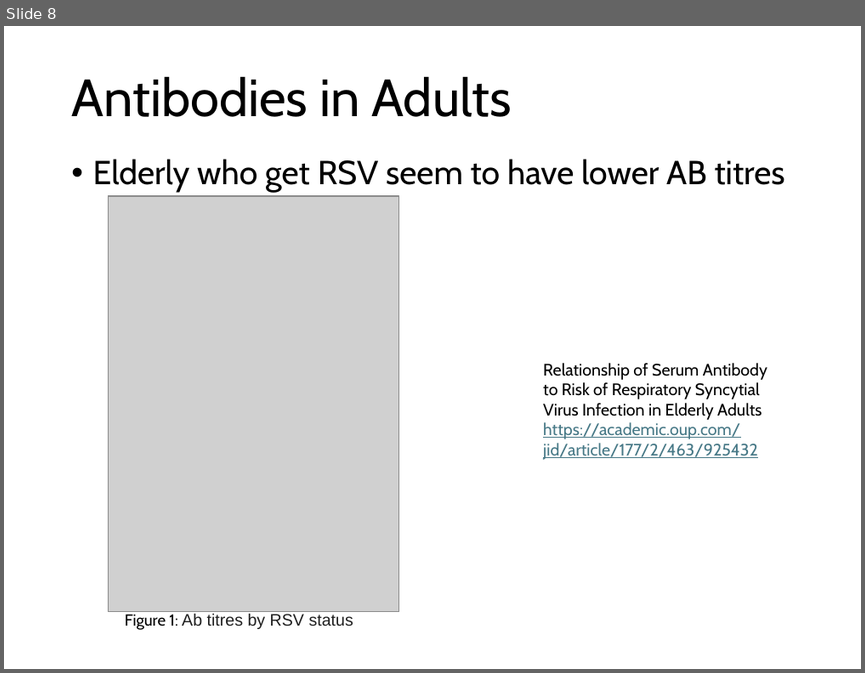
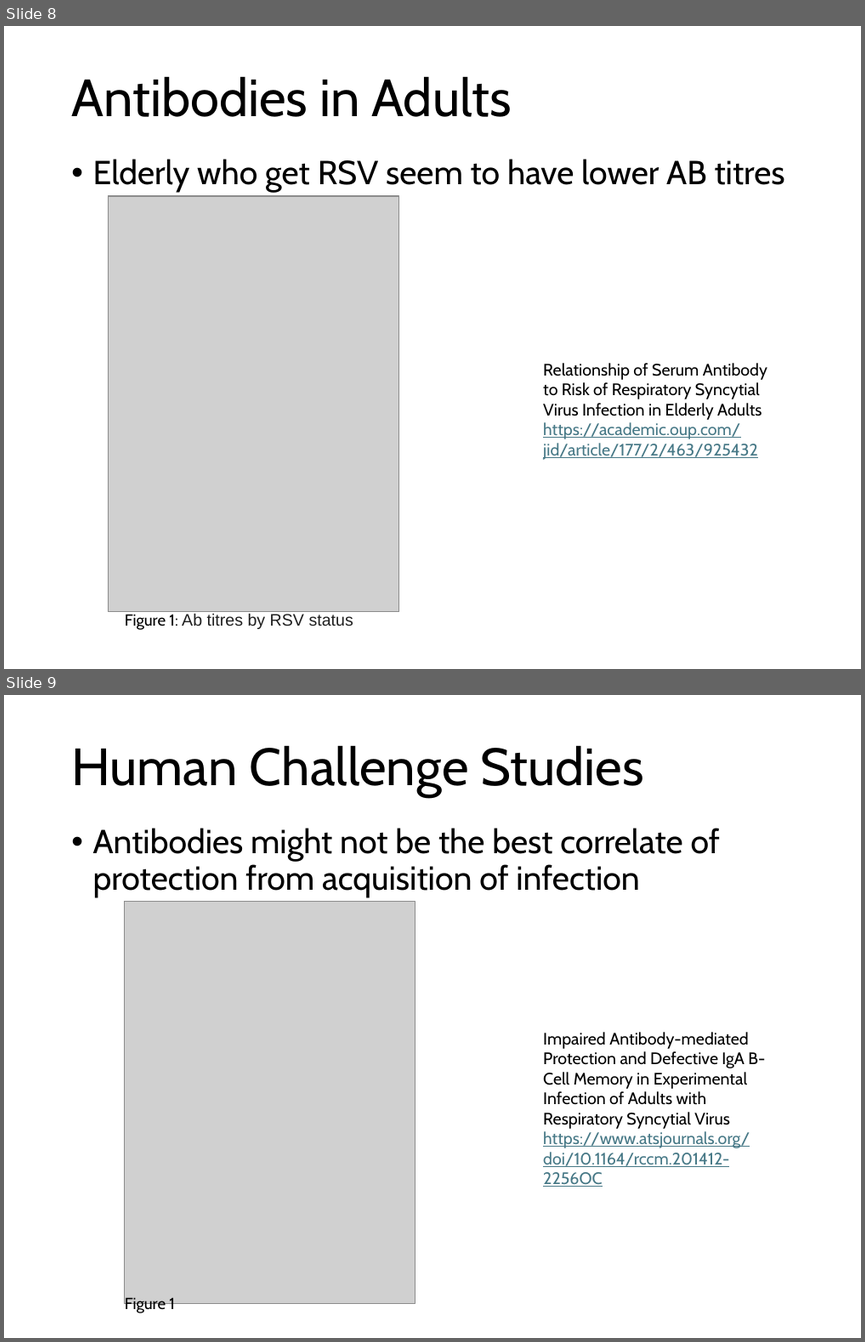
Before and after one commit to deborahcromer/RSVcorrelates, a slide deck: raw-data/RSV Data Summary.pptx. Shown one above the other, each under a label of ours: slide 8 before the commit, slides 8 and 9 after it. The pictures are 865x673 and 865x1342 pixels, drawn with LibreOffice and Linux fonts; fonts in the diff are those of the drawing; grey boxes stand for pictures. Boxes give left, top, right and bottom in pixels: in the first picture for what was removed or moved away, otherwise in the second. Text is boxed around its words. In the diff, an @@ line names an element or a change of style, - is before the commit and + after.

```diff
--- a/raw-data/RSV Data Summary.pptx
+++ b/raw-data/RSV Data Summary.pptx
@@ slide 9 added at (x1=4, y1=695, x2=861, y2=1338), background #FFFFFF @@
@@ title added at (x1=71, y1=745, x2=643, y2=797), 44 pt, text #000000 @@
+Human Challenge Studies
@@ text added at (x1=93, y1=828, x2=720, y2=897), 28 pt, text #000000 @@
+• Antibodies might not be the best correlate of protection from acquisition of infection
@@ picture added at (x1=124, y1=901, x2=415, y2=1304) @@
@@ text added at (x1=543, y1=1032, x2=765, y2=1186), 14 pt, text #000000 @@
+Impaired Antibody-mediated Protection and Defective IgA B-Cell Memory in Experimental Infection of Adults with Respiratory Syncytial Virus
+https://www.atsjournals.org/doi/10.1164/rccm.201412-2256OC
@@ text added at (x1=125, y1=1297, x2=175, y2=1313), 13.5 pt, text #000000 @@
+Figure 1
```
Also in this commit, not shown: 2 other slides added, 1 other file.
